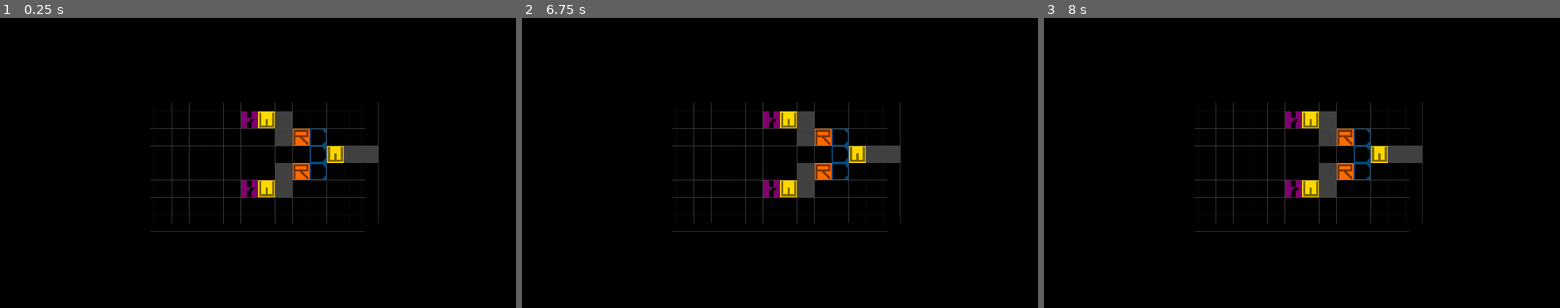
Above: before the commit, frames 1-3 (left to right).
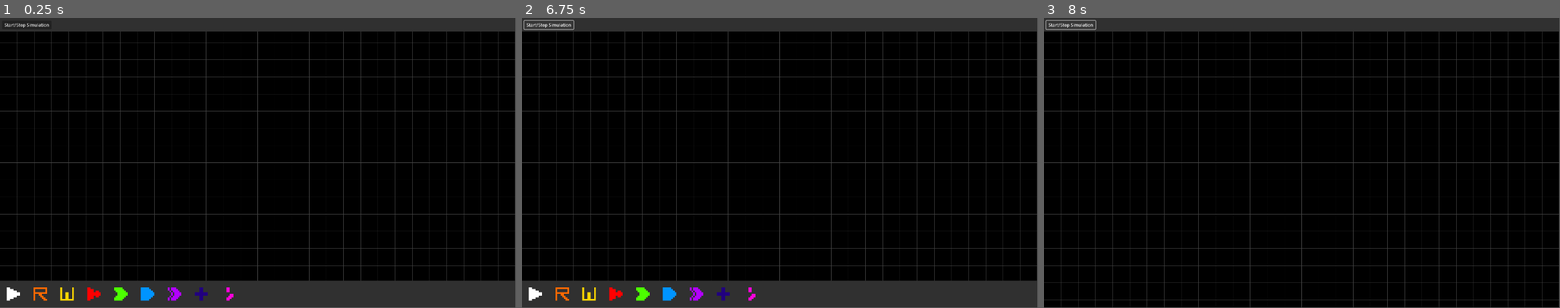
Above: after the commit, the same moments.

Repository: TrueSunGaming/logic-sim
Game: Godot game, scene res://scenes/main.tscn
The game is run twice, just before and just after one commit, with the same random seed, the same clock (stepped at 60 frames per second) and the same inputs.
Inputs (mouse positions are in pixels of both pictures, inside the frame that each line leads up to):
- Up to frame 1 (0.25 s): no input
- Up to frame 2 (6.75 s): click (537, 293) at 0.52 s; click (563, 293) at 1.27 s; click (589, 293) at 2.02 s; click (614, 293) at 2.77 s; click (640, 293) at 3.52 s; click (671, 293) at 4.27 s; click (697, 293) at 5.02 s; click (723, 293) at 5.77 s; click (547, 23) at 6.5 s, where only the run after the commit has a clickable "Start/Stop Simulation"
- Up to frame 3 (8 s): click (1069, 23) at 7.25 s, where only the run after the commit has a clickable "Start/Stop Simulation"
In our replay, the window is 800x450 before the commit and 799x449 after it. These sizes can differ from the game's own. Grey fills any space a smaller window leaves; there, only what the larger window draws over its background counts as a difference.

The runs differ from the first frame. In frame 1, 21% of the frame differs, in the area x 0-100%, y 0-100%; in frame 2, 21%; in frame 3, 12%.

Commit message:
finish core mechanics

Diff:
--- /dev/null
+++ b/global.gd
@@ -0,0 +1,22 @@
+extends Node
+
+var simulating := false
+var selected: GateGrid.tiles = -1
+
+var tilemap: GateGrid
+var ui: UI
+
+func _input(event: InputEvent) -> void:
+	if Input.is_action_just_pressed("simulate"):
+		simulating = not simulating
+
+		if simulating:
+			tilemap.start_simulation()
+
+	if Input.is_action_just_pressed("exit"):
+		simulating = false
+
+	if not simulating and Input.is_action_just_pressed("deselect"):
+		selected = -1
+
+	tilemap.get_node("../UI/PanelBottom").visible = not simulating
--- a/project.godot
+++ b/project.godot
@@ -10,17 +10,22 @@
 
 [application]
 
-config/name="logic sim"
+config/name="TrueSunGaming's Logic Simulator"
 run/main_scene="res://scenes/main.tscn"
+config/use_custom_user_dir=true
+config/custom_user_dir_name="TSG_LogicSim"
 config/features=PackedStringArray("4.1", "GL Compatibility")
 config/icon="res://icon.svg"
+
+[autoload]
+
+global="*res://global.gd"
 
 [display]
 
 window/size/viewport_width=1920
 window/size/viewport_height=1080
 window/size/initial_position_type=3
-window/stretch/mode="viewport"
 
 [input]
 
@@ -81,6 +86,24 @@
 "events": [Object(InputEventMouseButton,"resource_local_to_scene":false,"resource_name":"","device":-1,"window_id":0,"a …(258 unchanged characters)…
 ]
 }
+simulate={
+"deadzone": 0.5,
+"events": [Object(InputEventKey,"resource_local_to_scene":false,"resource_name":"","device":-1,"window_id":0,"alt_pressed":false,"shift_pressed":false,"ctrl_pressed":true,"meta_pressed":false,"pressed":false,"keycode":0,"physical_keycode":82,"key_label":0,"unicode":0,"echo":false,"script":null)
+]
+}
+deselect={
+"deadzone": 0.5,
+"events": [Object(InputEventKey,"resource_local_to_scene":false,"resource_name":"","device":-1,"window_id":0,"alt_pressed":false,"shift_pressed":false,"ctrl_pressed":false,"meta_pressed":false,"pressed":false,"keycode":0,"physical_keycode":4194305,"key_label":0,"unicode":0,"echo":false,"script":null)
+, Object(InputEventMouseButton,"resource_local_to_scene":false,"resource_name":"","device":-1,"window_id":0,"alt_pressed":false,"shift_pressed":false,"ctrl_pressed":false,"meta_pressed":false,"button_mask":256,"position":Vector2(121, 19),"global_position":Vector2(125, 62),"factor":1.0,"button_index":9,"canceled":false,"pressed":true,"double_click":false,"script":null)
+, Object(InputEventKey,"resource_local_to_scene":false,"resource_name":"","device":-1,"window_id":0,"alt_pressed":false,"shift_pressed":false,"ctrl_pressed":false,"meta_pressed":false,"pressed":false,"keycode":0,"physical_keycode":81,"key_label":0,"unicode":113,"echo":false,"script":null)
+]
+}
+pipette={
+"deadzone": 0.5,
+"events": [Object(InputEventMouseButton,"resource_local_to_scene":false,"resource_name":"","device":-1,"window_id":0,"alt_pressed":false,"shift_pressed":false,"ctrl_pressed":false,"meta_pressed":false,"button_mask":256,"position":Vector2(118, 9),"global_position":Vector2(122, 52),"factor":1.0,"button_index":9,"canceled":false,"pressed":true,"double_click":false,"script":null)
+, Object(InputEventKey,"resource_local_to_scene":false,"resource_name":"","device":-1,"window_id":0,"alt_pressed":false,"shift_pressed":false,"ctrl_pressed":false,"meta_pressed":false,"pressed":false,"keycode":0,"physical_keycode":81,"key_label":0,"unicode":113,"echo":false,"script":null)
+]
+}
 
 [rendering]
 
--- /dev/null
+++ b/resources/and_icon.tres
@@ -0,0 +1,7 @@
+[gd_resource type="AtlasTexture" load_steps=2 format=3 uid="uid://b6p1o0fj4d8cw"]
+
+[ext_resource type="Texture2D" uid="uid://corop2yemn4l2" path="res://assets/icons.png" id="1_vcu2y"]
+
+[resource]
+atlas = ExtResource("1_vcu2y")
+region = Rect2(40, 0, 8, 8)
--- /dev/null
+++ b/resources/buffer_icon.tres
@@ -0,0 +1,7 @@
+[gd_resource type="AtlasTexture" load_steps=2 format=3 uid="uid://chnt5p5gp12fp"]
+
+[ext_resource type="Texture2D" uid="uid://corop2yemn4l2" path="res://assets/icons.png" id="1_d04ep"]
+
+[resource]
+atlas = ExtResource("1_d04ep")
+region = Rect2(0, 0, 8, 8)
--- /dev/null
+++ b/resources/cross_icon.tres
@@ -0,0 +1,7 @@
+[gd_resource type="AtlasTexture" load_steps=2 format=3 uid="uid://dneytqa82br8l"]
+
+[ext_resource type="Texture2D" uid="uid://corop2yemn4l2" path="res://assets/icons.png" id="1_ba1f2"]
+
+[resource]
+atlas = ExtResource("1_ba1f2")
+region = Rect2(56, 0, 8, 8)
--- /dev/null
+++ b/resources/not_icon.tres
@@ -0,0 +1,7 @@
+[gd_resource type="AtlasTexture" load_steps=2 format=3 uid="uid://cexqrd1jqwxs2"]
+
+[ext_resource type="Texture2D" uid="uid://corop2yemn4l2" path="res://assets/icons.png" id="1_g5v17"]
+
+[resource]
+atlas = ExtResource("1_g5v17")
+region = Rect2(8, 0, 8, 8)
--- /dev/null
+++ b/resources/or_icon.tres
@@ -0,0 +1,7 @@
+[gd_resource type="AtlasTexture" load_steps=2 format=3 uid="uid://bn7gql8s5l6f4"]
+
+[ext_resource type="Texture2D" uid="uid://corop2yemn4l2" path="res://assets/icons.png" id="1_b7b1d"]
+
+[resource]
+atlas = ExtResource("1_b7b1d")
+region = Rect2(32, 0, 8, 8)
--- /dev/null
+++ b/resources/panel_style.tres
@@ -0,0 +1,4 @@
+[gd_resource type="StyleBoxFlat" format=3 uid="uid://b8ggrbbppaxvb"]
+
+[resource]
+bg_color = Color(0.188235, 0.188235, 0.188235, 1)
--- /dev/null
+++ b/resources/read_icon.tres
@@ -0,0 +1,7 @@
+[gd_resource type="AtlasTexture" load_steps=2 format=3 uid="uid://c6m1wevmdge3p"]
+
+[ext_resource type="Texture2D" uid="uid://corop2yemn4l2" path="res://assets/icons.png" id="1_jxdiy"]
+
+[resource]
+atlas = ExtResource("1_jxdiy")
+region = Rect2(16, 0, 8, 8)
--- /dev/null
+++ b/resources/switch_icon.tres
@@ -0,0 +1,7 @@
+[gd_resource type="AtlasTexture" load_steps=2 format=3 uid="uid://bvrhqy1p6bglc"]
+
+[ext_resource type="Texture2D" uid="uid://corop2yemn4l2" path="res://assets/icons.png" id="1_h77ph"]
+
+[resource]
+atlas = ExtResource("1_h77ph")
+region = Rect2(64, 0, 8, 8)
--- /dev/null
+++ b/resources/write_icon.tres
@@ -0,0 +1,7 @@
+[gd_resource type="AtlasTexture" load_steps=2 format=3 uid="uid://dr5b2y7bxk2s0"]
+
+[ext_resource type="Texture2D" uid="uid://corop2yemn4l2" path="res://assets/icons.png" id="1_ivnqq"]
+
+[resource]
+atlas = ExtResource("1_ivnqq")
+region = Rect2(24, 0, 8, 8)
--- /dev/null
+++ b/resources/xor_icon.tres
@@ -0,0 +1,7 @@
+[gd_resource type="AtlasTexture" load_steps=2 format=3 uid="uid://bcr032gaa5o6n"]
+
+[ext_resource type="Texture2D" uid="uid://corop2yemn4l2" path="res://assets/icons.png" id="1_fn54g"]
+
+[resource]
+atlas = ExtResource("1_fn54g")
+region = Rect2(48, 0, 8, 8)
--- a/scenes/main.tscn
+++ b/scenes/main.tscn
@@ -1,9 +1,12 @@
-[gd_scene load_steps=5 format=3 uid="uid://cgcuswr7numr0"]
+[gd_scene load_steps=8 format=3 uid="uid://cgcuswr7numr0"]
 
 [ext_resource type="Script" path="res://scripts/camera.gd" id="1_5e7ye"]
 [ext_resource type="Script" path="res://scripts/main.gd" id="1_aqnsr"]
 [ext_resource type="TileSet" uid="uid://drr088c606q4u" path="res://resources/tileset.tres" id="3_iabqi"]
 [ext_resource type="Script" path="res://scripts/TileMap.gd" id="4_p7v0r"]
+[ext_resource type="PackedScene" uid="uid://d3r5cvvhrdxmb" path="res://scenes/ui.tscn" id="5_2r7xj"]
+[ext_resource type="Texture2D" uid="uid://0qjf3o5l5ts1" path="res://assets/gates.png" id="5_pqj6c"]
+[ext_resource type="Script" path="res://scripts/Selected.gd" id="6_8x5by"]
 
 [node name="Node2D" type="Node2D"]
 script = ExtResource("1_aqnsr")
@@ -18,11 +21,25 @@
 tile_set = ExtResource("3_iabqi")
 format = 2
 layer_0/z_index = -1
-layer_0/tile_data = PackedInt32Array(65536, 65536, 1, 65537, 0, 0, -196608, 65536, 1, -196607, 0, 0, -131071, 0, 0, 1, 0, 0, 2, 0, 1, -131070, 0, 1, 3, 0, 2, -65533, 0, 2, -131069, 0, 2, -65532, 65536, 1, -65531, 0, 0, -65530, 0, 0, 131071, 65536, 3, -131073, 65536, 3)
 script = ExtResource("4_p7v0r")
 
-[node name="Timer" type="Timer" parent="TileMap"]
-wait_time = 0.01
+[node name="TickTimer" type="Timer" parent="TileMap"]
+wait_time = 0.001
 autostart = true
 
-[connection signal="timeout" from="TileMap/Timer" to="TileMap" method="update"]
+[node name="SaveTimer" type="Timer" parent="TileMap"]
+wait_time = 30.0
+
+[node name="Selected" type="Sprite2D" parent="TileMap"]
+modulate = Color(1, 1, 1, 0.501961)
+texture = ExtResource("5_pqj6c")
+centered = false
+region_enabled = true
+region_rect = Rect2(0, 0, 16, 16)
+script = ExtResource("6_8x5by")
+
+[node name="UI" parent="." instance=ExtResource("5_2r7xj")]
+
+[connection signal="tree_exiting" from="TileMap" to="TileMap" method="_on_tree_exiting"]
+[connection signal="timeout" from="TileMap/TickTimer" to="TileMap" method="tick"]
+[connection signal="timeout" from="TileMap/SaveTimer" to="TileMap" method="save_data"]
--- /dev/null
+++ b/scenes/ui.tscn
@@ -0,0 +1,179 @@
+[gd_scene load_steps=12 format=3 uid="uid://d3r5cvvhrdxmb"]
+
+[ext_resource type="Script" path="res://scripts/ui.gd" id="1_p764q"]
+[ext_resource type="StyleBox" uid="uid://b8ggrbbppaxvb" path="res://resources/panel_style.tres" id="1_ul6hw"]
+[ext_resource type="Texture2D" uid="uid://chnt5p5gp12fp" path="res://resources/buffer_icon.tres" id="3_eojg6"]
+[ext_resource type="Texture2D" uid="uid://c6m1wevmdge3p" path="res://resources/read_icon.tres" id="4_hb260"]
+[ext_resource type="Texture2D" uid="uid://dr5b2y7bxk2s0" path="res://resources/write_icon.tres" id="5_v40pq"]
+[ext_resource type="Texture2D" uid="uid://cexqrd1jqwxs2" path="res://resources/not_icon.tres" id="6_cdad0"]
+[ext_resource type="Texture2D" uid="uid://bn7gql8s5l6f4" path="res://resources/or_icon.tres" id="7_vyt0t"]
+[ext_resource type="Texture2D" uid="uid://b6p1o0fj4d8cw" path="res://resources/and_icon.tres" id="8_n0i6q"]
+[ext_resource type="Texture2D" uid="uid://bcr032gaa5o6n" path="res://resources/xor_icon.tres" id="9_ucqgt"]
+[ext_resource type="Texture2D" uid="uid://dneytqa82br8l" path="res://resources/cross_icon.tres" id="10_q1j6k"]
+[ext_resource type="Texture2D" uid="uid://bvrhqy1p6bglc" path="res://resources/switch_icon.tres" id="11_dqwp7"]
+
+[node name="UI" type="CanvasLayer"]
+script = ExtResource("1_p764q")
+
+[node name="PanelTop" type="Panel" parent="."]
+anchors_preset = 10
+anchor_right = 1.0
+offset_bottom = 50.0
+grow_horizontal = 2
+theme_override_styles/panel = ExtResource("1_ul6hw")
+
+[node name="Button" type="Button" parent="PanelTop"]
+layout_mode = 0
+offset_left = 8.0
+offset_top = 10.0
+offset_right = 192.0
+offset_bottom = 42.0
+tooltip_text = "Ctrl+R"
+mouse_filter = 1
+mouse_default_cursor_shape = 2
+text = "Start/Stop Simulation"
+
+[node name="PanelBottom" type="Panel" parent="."]
+anchors_preset = 12
+anchor_top = 1.0
+anchor_right = 1.0
+anchor_bottom = 1.0
+offset_top = -100.0
+grow_horizontal = 2
+grow_vertical = 0
+theme_override_styles/panel = ExtResource("1_ul6hw")
+
+[node name="Buffer" type="TextureButton" parent="PanelBottom"]
+layout_mode = 2
+offset_left = 25.0
+offset_top = 25.0
+offset_right = 75.0
+offset_bottom = 75.0
+tooltip_text = "Wire"
+mouse_filter = 1
+mouse_default_cursor_shape = 2
+texture_normal = ExtResource("3_eojg6")
+stretch_mode = 0
+
+[node name="Read" type="TextureButton" parent="PanelBottom"]
+layout_mode = 2
+offset_left = 125.0
+offset_top = 25.0
+offset_right = 175.0
+offset_bottom = 75.0
+tooltip_text = "Read
+
+Reads a wire and uses it as input for a gate."
+mouse_filter = 1
+mouse_default_cursor_shape = 2
+texture_normal = ExtResource("4_hb260")
+stretch_mode = 0
+
+[node name="Write" type="TextureButton" parent="PanelBottom"]
+layout_mode = 2
+offset_left = 225.0
+offset_top = 25.0
+offset_right = 275.0
+offset_bottom = 75.0
+tooltip_text = "Write
+
+Reads a gate and writes it to a wire.
+
+If placed next to a Read, the signal will be inputted into the gate that the Read is touching."
+mouse_filter = 1
+mouse_default_cursor_shape = 2
+texture_normal = ExtResource("5_v40pq")
+stretch_mode = 0
+
+[node name="Not" type="TextureButton" parent="PanelBottom"]
+layout_mode = 2
+offset_left = 325.0
+offset_top = 25.0
+offset_right = 375.0
+offset_bottom = 75.0
+tooltip_text = "NOT Gate"
+mouse_filter = 1
+mouse_default_cursor_shape = 2
+texture_normal = ExtResource("6_cdad0")
+stretch_mode = 0
+
+[node name="Or" type="TextureButton" parent="PanelBottom"]
+layout_mode = 2
+offset_left = 425.0
+offset_top = 25.0
+offset_right = 475.0
+offset_bottom = 75.0
+tooltip_text = "OR Gate"
+mouse_filter = 1
+mouse_default_cursor_shape = 2
+texture_normal = ExtResource("7_vyt0t")
+stretch_mode = 0
+
+[node name="And" type="TextureButton" parent="PanelBottom"]
+layout_mode = 2
+offset_left = 525.0
+offset_top = 25.0
+offset_right = 575.0
+offset_bottom = 75.0
+tooltip_text = "AND Gate"
+mouse_filter = 1
+mouse_default_cursor_shape = 2
+texture_normal = ExtResource("8_n0i6q")
+stretch_mode = 0
+
+[node name="Xor" type="TextureButton" parent="PanelBottom"]
+layout_mode = 2
+offset_left = 625.0
+offset_top = 25.0
+offset_right = 675.0
+offset_bottom = 75.0
+tooltip_text = "XOR Gate"
+mouse_filter = 1
+mouse_default_cursor_shape = 2
+texture_normal = ExtResource("9_ucqgt")
+stretch_mode = 0
+
+[node name="Cross" type="TextureButton" parent="PanelBottom"]
+layout_mode = 2
+offset_left = 725.0
+offset_top = 25.0
+offset_right = 775.0
+offset_bottom = 75.0
+tooltip_text = "Cross
+
+Connects North/South and East/West wires."
+mouse_filter = 1
+mouse_default_cursor_shape = 2
+texture_normal = ExtResource("10_q1j6k")
+stretch_mode = 0
+
+[node name="Switch" type="TextureButton" parent="PanelBottom"]
+layout_mode = 2
+offset_left = 825.0
+offset_top = 25.0
+offset_right = 875.0
+offset_bottom = 75.0
+tooltip_text = "Switch / T flip-flop
+
+Will toggle every time it is powered.
+
+If a Switch has no inputs, it can be toggled by clicking."
+mouse_filter = 1
+mouse_default_cursor_shape = 2
+texture_normal = ExtResource("11_dqwp7")
+stretch_mode = 0
+
+[connection signal="mouse_entered" from="PanelTop" to="." method="panel_top_mouse_entered"]
+[connection signal="mouse_exited" from="PanelTop" to="." method="panel_top_mouse_exited"]
+[connection signal="pressed" from="PanelTop/Button" to="." method="toggle_sim"]
+[connection signal="mouse_entered" from="PanelBottom" to="." method="panel_bottom_mouse_entered"]
+[connection signal="mouse_exited" from="PanelBottom" to="." method="panel_bottom_mouse_exited"]
+[connection signal="pressed" from="PanelBottom/Buffer" to="." method="select_buffer"]
+[connection signal="pressed" from="PanelBottom/Read" to="." method="select_read"]
+[connection signal="pressed" from="PanelBottom/Write" to="." method="select_write"]
+[connection signal="pressed" from="PanelBottom/Not" to="." method="select_not"]
+[connection signal="pressed" from="PanelBottom/Or" to="." method="select_or"]
+[connection signal="pressed" from="PanelBottom/And" to="." method="select_and"]
+[connection signal="pressed" from="PanelBottom/Xor" to="." method="select_xor"]
+[connection signal="pressed" from="PanelBottom/Cross" to="." method="select_cross"]
+[connection signal="pressed" from="PanelBottom/Switch" to="." method="select_switch"]
--- /dev/null
+++ b/scripts/Selected.gd
@@ -0,0 +1,9 @@
+extends Sprite2D
+
+func _process(delta: float) -> void:
+	if global.selected == -1:
+		hide()
+	else:
+		show()
+		region_rect.position = Vector2(GateGrid.tile_coords.find_key(global.selected) * 16)
+		position = get_parent().mouse_pos() * get_parent().tile_set.tile_size
--- a/scripts/TileMap.gd
+++ b/scripts/TileMap.gd
@@ -1,4 +1,8 @@
-extends TileMap
+class_name GateGrid extends TileMap
+
+@export var updates_per_tick := 1
+
+const save_location := "user://save.dat"
 
 enum tiles {
 	BUFFER_OFF,
@@ -87,7 +91,7 @@
 var currently_updating: Array[int]
 var update_queue: Array[int]
 
-func is_gate(tile: tiles) -> bool:
+static func is_gate(tile: tiles) -> bool:
 	return [
 		tiles.NOT_OFF,
 		tiles.NOT_ON,
@@ -101,10 +105,11 @@
 		tiles.SWITCH_ON
 	].has(tile)
 
-func is_non_groupable(tile: tiles) -> bool:
+static func is_non_groupable(tile: tiles) -> bool:
 	return [
 		tiles.READ,
-		tiles.WRITE
+		tiles.WRITE,
+		tiles.CROSS
 	].has(tile)
 
 func compile() -> Array[Dictionary]:
@@ -136,9 +141,10 @@
 
 		index[i] = res.size() - 1
 
-	# make sure groups are not split
 	for i in range(res.size()):
-		for j in res[i].contains:
+		for j_idx in range(res[i].contains.size()):
+			var j: Vector2i = res[i].contains[j_idx]
+
 			for k in directions:
 				if not types.has(j + k) or not index.has(j + k): continue
 				if index[j + k] == i: continue
@@ -152,30 +158,69 @@
 
 				res[idx].contains = []
 
-	for i in res:
+			for k in directions:
+				if not types.has(j + k): continue
+				if types[j + k] != tiles.CROSS: continue
+				if not types.has(j + k * 2) or not index.has(j + k * 2): continue
+
+				var idx: int = index[j + k * 2]
+
+				for l in res[idx].contains:
+					res[i].contains.push_back(l)
+					index[l] = i
+
+				res[idx].contains = []
+
+	for idx in range(res.size()):
+		var i: Dictionary = res[idx]
 		var middle: Array[Vector2i] = []
+
+		if i.type == tiles.NOT_OFF: add_to_queue(idx)
 
 		for j in i.contains:
 			for k in directions:
 				if middle.has(j + k) or not types.has(j + k): continue
-				if (
-					(i.type == tiles.BUFFER_OFF and types[j + k] == tiles.READ) or
-					(is_gate(i.type) and types[j + k] == tiles.WRITE)
-				):
+
+				if i.type == tiles.BUFFER_OFF and types[j + k] == tiles.READ:
 					middle.push_back(j + k)
+
+				if is_gate(i.type) and types[j + k] == tiles.WRITE:
+					var double := false
+
+					for l in directions:
+						if types.has(j + k + l) and types[j + k + l] == tiles.READ:
+							middle.push_back(j + k + l)
+							double = true
+
+					if not double:
+						middle.push_back(j + k)
 
 		for j in middle:
 			for k in directions:
 				if not types.has(j + k) or is_non_groupable(types[j + k]): continue
 				if not index.has(j + k) or i.contains.has(j + k) or i.updates.has(index[j + k]): continue
 				i.updates.push_back(index[j + k])
-				res[index[j + k]].dependencies.push_back(index[i.contains[0]])
+				res[index[j + k]].dependencies.push_back(idx)
 
 		continue
 
 	return res
 
 func update() -> void:
+	if not global.simulating:
+		currently_updating = []
+		update_queue = []
+		compiled = []
+		types = {}
+		index = {}
+		values = []
+		next_values = []
+
+		for i in get_used_cells(0):
+			set_cell(0, i, 0, tile_coords.find_key(non_powered[tile_coords[get_cell_atlas_coords(0, i)]]))
+
+		return
+
 	currently_updating = update_queue.duplicate(true)
 	update_queue = []
 
@@ -184,8 +229,6 @@
 		var type: tiles = comp.type
 		var dependencies: Array = comp.dependencies
 
-		for j in comp.updates: update_queue.push_back(j)
-
 		if type == tiles.BUFFER_OFF or type == tiles.OR_OFF or type == tiles.NOT_OFF:
 			var res := false
 			for j in dependencies: res = res or values[j]
@@ -197,7 +240,7 @@
 
 		if type == tiles.AND_OFF:
 			var res := true
-			for j in dependencies: res = res or values[j]
+			for j in dependencies: res = res and values[j]
 
 			next_values[i] = res
 			continue
@@ -210,15 +253,29 @@
 			continue
 
 		if type == tiles.SWITCH_OFF:
+			if dependencies.size() != 0:
+				var res := false
+				for j in dependencies: res = res or values[j]
+				if not res: continue
+
 			next_values[i] = not values[i]
 			continue
 
+	for i in currently_updating:
+		if next_values[i] != values[i]:
+			for j in compiled[i].updates: add_to_queue(j)
+
 	values = next_values.duplicate(true)
 
 	for i in range(values.size()):
+		var type: tiles = compiled[i].type
 		for j in compiled[i].contains:
-			var cell: Vector2i = tile_coords.find_key(compiled[i].type)
-			set_cell(0, j, 0, powered[cell] if values[i] else non_powered[cell])
+			var cell: Vector2i = tile_coords.find_key(powered[type] if values[i] else non_powered[type])
+			set_cell(0, j, 0, cell)
+
+func tick() -> void:
+	for i in range(updates_per_tick):
+		update()
 
 func mouse_pos() -> Vector2i:
 	return local_to_map(to_local(get_global_mouse_position()))
@@ -231,19 +288,80 @@
 	return [
 		tiles.SWITCH_OFF,
 		tiles.SWITCH_ON
-	].has(hovering())
-
-func _ready() -> void:
+	].has(hovering()) and global.simulating
+
+func start_simulation() -> void:
+	global.selected = -1
+
+	save_data()
+
 	compiled = compile()
 	for i in range(compiled.size()):
-		print(i, compiled[i])
 		values.push_back(false)
-
-	print(values.size())
+		next_values = values.duplicate(true)
+
+func add_to_queue(idx: int) -> void:
+	if update_queue.has(idx): return
+	update_queue.push_back(idx)
+
+func generate_save_data() -> Dictionary:
+	var res := {}
+
+	for i in get_used_cells(0):
+		res[i] = tile_coords[get_cell_atlas_coords(0, i)]
+
+	return res
+
+func load_save_data(data: Dictionary) -> void:
+	for i in data._autosave.keys():
+		var tile: tiles = data._autosave[i]
+		if tile == null: continue
+
+		var coords: Vector2i = tile_coords.find_key(tile)
+		if coords == null: continue
+
+		set_cell(0, i, 0, coords)
+
+func save_data() -> void:
+	if global.simulating: return
+
+	var file := FileAccess.open(save_location, FileAccess.WRITE)
+
+	file.store_var({
+		_autosave = generate_save_data()
+	}, true)
+
+	file.close()
+
+func load_data() -> void:
+	if not FileAccess.file_exists(save_location): return
+
+	var file := FileAccess.open(save_location, FileAccess.READ)
+
+	var data: Dictionary = file.get_var(true)
+
+	if data == null: return
+
+	load_save_data(data)
+
+func _ready() -> void:
+	load_data()
+
+	global.tilemap = self
 
 func _process(delta: float) -> void:
-	if Input.is_action_just_pressed("place") and hovering() != null:
-		if powered[hovering()] == tiles.SWITCH_ON:
-			if index.has(mouse_pos()):
-				pass
-				update_queue.push_back(index[mouse_pos()])
+	if global.ui != null and not (global.ui.hovering_top or global.ui.hovering_bottom):
+		if global.simulating and Input.is_action_just_pressed("place") and hovering() != null:
+			if powered[hovering()] == tiles.SWITCH_ON:
+				if index.has(mouse_pos()) and compiled[index[mouse_pos()]].dependencies.size() == 0:
+					add_to_queue(index[mouse_pos()])
+
+		if not global.simulating:
+			if Input.is_action_pressed("place") and global.selected != -1:
+				set_cell(0, mouse_pos(), 0, tile_coords.find_key(global.selected))
+
+			if Input.is_action_pressed("delete"):
+				set_cell(0, mouse_pos())
+
+func _on_tree_exiting() -> void:
+	save_data()
--- /dev/null
+++ b/scripts/ui.gd
@@ -0,0 +1,57 @@
+class_name UI extends CanvasLayer
+
+var hovering_top := false
+var hovering_bottom := false
+
+func select(tile: GateGrid.tiles) -> void:
+	global.selected = tile
+
+	print(global.selected)
+
+func select_buffer() -> void:
+	select(GateGrid.tiles.BUFFER_OFF)
+
+func select_read() -> void:
+	select(GateGrid.tiles.READ)
+
+func select_write() -> void:
+	select(GateGrid.tiles.WRITE)
+
+func select_not() -> void:
+	select(GateGrid.tiles.NOT_OFF)
+
+func select_or() -> void:
+	select(GateGrid.tiles.OR_OFF)
+
+func select_and() -> void:
+	select(GateGrid.tiles.AND_OFF)
+
+func select_xor() -> void:
+	select(GateGrid.tiles.XOR_OFF)
+
+func select_cross() -> void:
+	select(GateGrid.tiles.CROSS)
+
+func select_switch() -> void:
+	select(GateGrid.tiles.SWITCH_OFF)
+
+func _ready() -> void:
+	global.ui = self
+
+func panel_top_mouse_entered() -> void:
+	hovering_top = true
+
+func panel_top_mouse_exited() -> void:
+	hovering_top = false
+
+func panel_bottom_mouse_entered() -> void:
+	hovering_bottom = true
+
+func panel_bottom_mouse_exited() -> void:
+	hovering_bottom = false
+
+func toggle_sim() -> void:
+	global.simulating = not global.simulating
+
+	if global.simulating:
+		global.tilemap.start_simulation()
Binary file added: assets/icons.png
Not shown, added: assets/icons.png.import
Not shown, changed: export_presets.cfg
